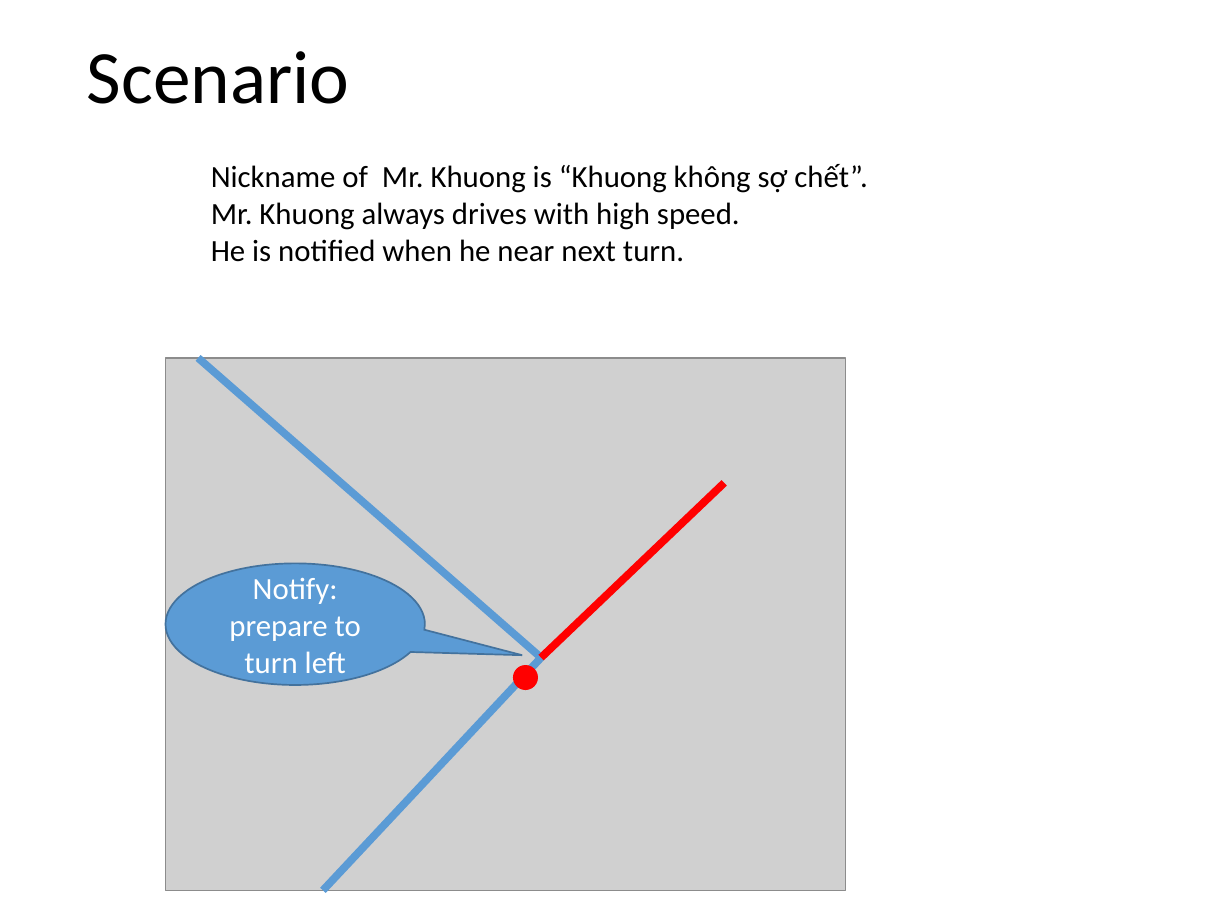
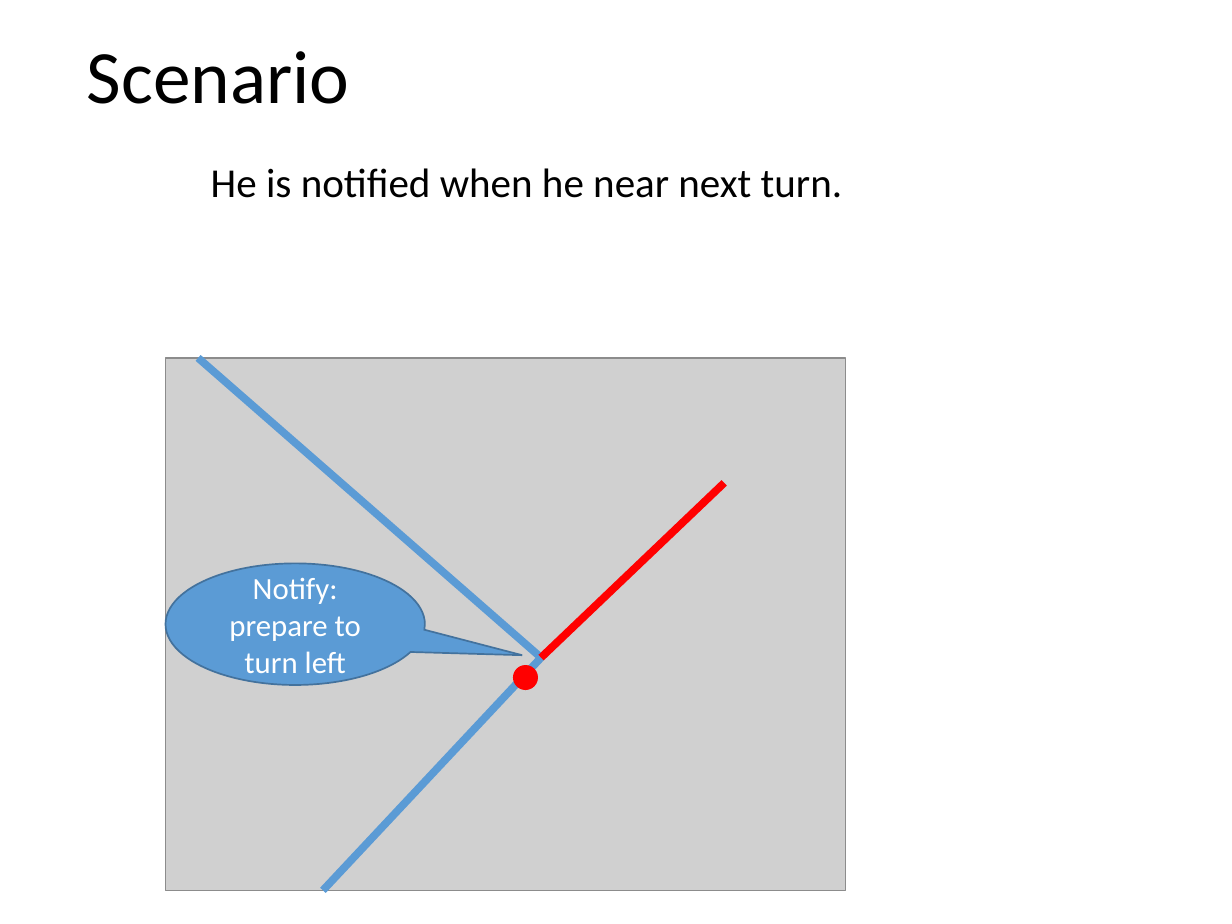
Before and after one commit to hqt/street-router, a slide deck: slide 3 of Document/presentation/nam/notify wrong way.pptx. Drawn at 1232x924 pixels with LibreOffice and Linux fonts; fonts in the diff are those of the drawing; grey boxes stand for pictures. Boxes give left, top, right and bottom in pixels: in the first picture for what was removed or moved away, otherwise in the second. Text is boxed around its words. In the diff, an @@ line names an element or a change of style, - is before the commit and + after.

```diff
--- a/Document/presentation/nam/notify wrong way.pptx
+++ b/Document/presentation/nam/notify wrong way.pptx
@@ text "He is notified when he ..." at (211,168,842,198): size 18 to 24 pt @@
@@ text at (211,164,867,230): paragraphs removed @@
-Nickname of Mr. Khuong is “Khuong không sợ chết”.
-Mr. Khuong always drives with high speed.
```
Also in this commit, not shown: 5 other slides changed, 17 other files.
